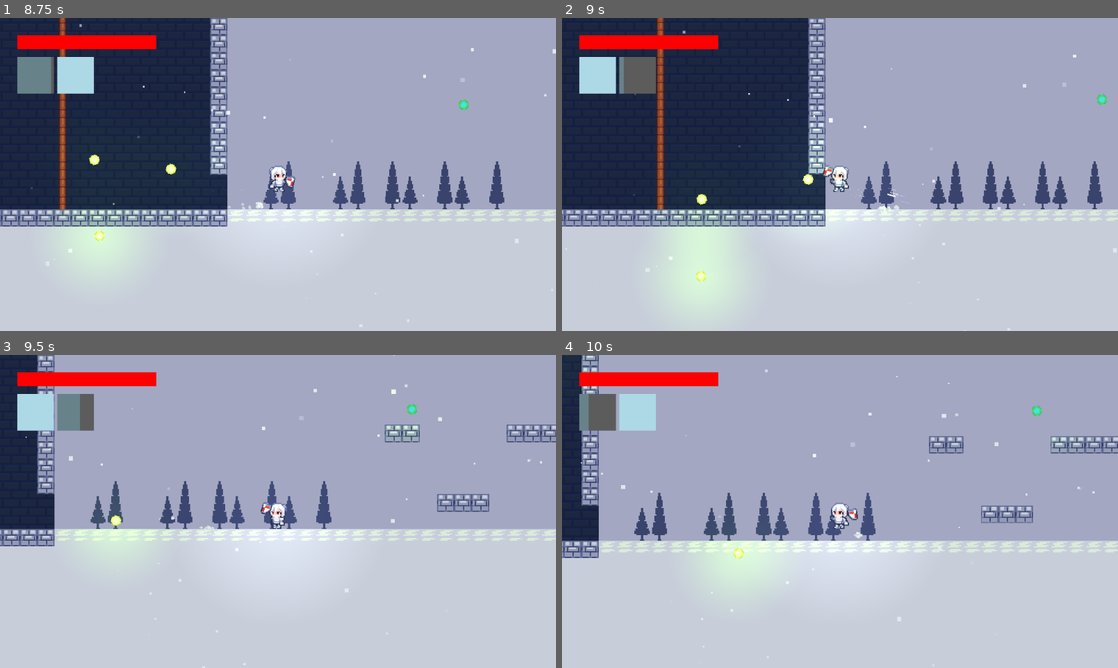
Above: before the commit, frames 1-4 (two rows, left to right).
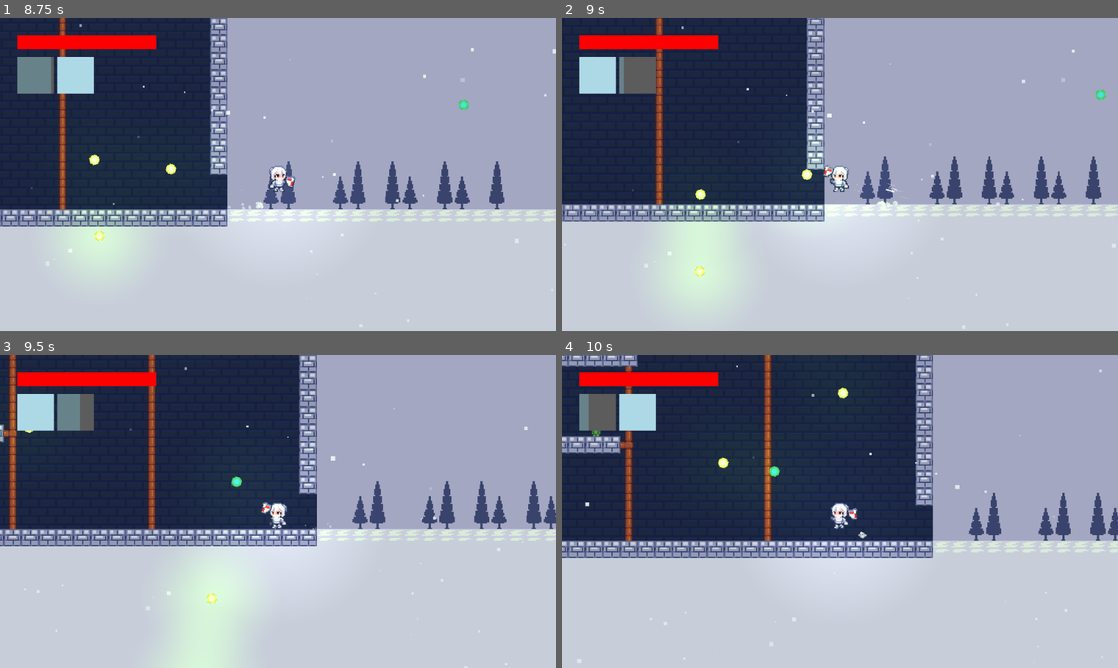
Above: after the commit, the same moments.

Repository: Cyberdemon-bot/Bounce-Knight
Game: Godot game, scene res://scenes/ui/start_screen_classic.tscn
The game is run twice, just before and just after one commit, with the same random seed, the same clock (stepped at 60 frames per second) and the same inputs. Sound files missing from this copy of the repository are replaced by a short silence.
Inputs (mouse positions are in pixels of both pictures, inside the frame that each line leads up to):
- Up to frame 1 (8.75 s): click "PLAY" at 0.5 s; tap Enter at 1.25 s; move the mouse to (250, 237) at 1.27 s; hold D (move_right) 1.28-2.78 s; tap Space (jump) at 1.35, 1.52, 1.82, 2.27, 2.3, 2.57, 3.05, 3.6, 3.77, 4.07, 4.52, 4.55, 4.82, 5.27, 5.3, 5.57, 5.85, 6.77, 6.8, 7.07, 7.52, 7.55, 7.82, 8.1, 8.27, 8.57 s; move the mouse to (444, 221) at 2.02 s; tap Q at 2.1, 4.35, 6.6 s; move the mouse to (111, 127) at 2.77 s; hold A (move_left) 2.78-5.03 s; tap E at 2.85, 5.1, 7.35 s; move the mouse to (305, 174) at 3.52 s; move the mouse to (194, 96) at 4.27 s; move the mouse to (400, 158) at 5.02 s; hold D (move_right) from 5.03 s (still down); move the mouse to (166, 190) at 5.77 s; move the mouse to (333, 105) at 6.52 s; move the mouse to (250, 237) at 7.27 s; move the mouse to (444, 221) at 8.02 s
- Up to frame 2 (9 s): move the mouse to (673, 127) at 8.77 s; release D (move_right) at 8.78 s; hold A (move_left) from 8.78 s (still down); tap Q at 8.85 s
- Up to frame 3 (9.5 s): keep holding A (move_left); tap Space (jump) at 9.05 s
- Up to frame 4 (10 s): keep holding A (move_left); move the mouse to (867, 511) at 9.52 s; tap E at 9.6 s; tap Space (jump) at 9.77, 9.8 s

Frame 1 is identical in both runs. In frame 2, 7.5% of the frame differs, in the area x 0-100%, y 0-100%; in frame 3, 34%; in frame 4, 40%, in the area x 0-100%, y 0-99%.

Commit message:
comment

Diff:
--- a/scripts/player.gd
+++ b/scripts/player.gd
@@ -9,7 +9,7 @@
 
 const FALL_GRAVITY_MULT = 1.5 # rớt nhanh
 const COYOTE_TIME = 0.1
-const DASH_BOUNCE_GRACE = 0.05
+const DASH_BOUNCE_GRACE = 0.025
 
 
 const DASH_SPEED = 350.0
@@ -142,7 +142,7 @@
 			velocity.x = move_toward(velocity.x, move_direction * SPEED, AIR_ACCEL * delta)
 		else:
 			velocity.x = move_toward(velocity.x, 0.0, AIR_FRICTION * delta)
-	elif move_direction != 0.0:
+	elif move_direction != 0.0: # ng chs nhích quỹ đạo nếu velocity.x nhỏ
 		var speed_ratio := clampf(abs(velocity.x) / BOUNCE_REF_SPEED, 0.0, 1.0)
 		var nudge_accel := lerpf(BOUNCE_NUDGE_MAX, BOUNCE_NUDGE_MIN, speed_ratio)
 		velocity.x += move_direction * nudge_accel * delta
@@ -211,7 +211,7 @@
 				did_bounce = true
 				break
 
-		if not did_bounce and dash_timer <= 0.0:
+		if not did_bounce and dash_timer <= 0.0: # cho ng chs bounce nếu gần tường mà k chạm
 			var grace_hit := move_and_collide(prev_velocity * DASH_BOUNCE_GRACE, true)
 			if grace_hit and prev_velocity.dot(grace_hit.get_normal()) < -10.0:
 				global_position += grace_hit.get_travel()
@@ -243,7 +243,7 @@
 		jump_sound.play()
 		coyote_timer = 0.0
 
-	if Input.is_action_just_released("jump") and is_jumping:
+	if Input.is_action_just_released("jump") and is_jumping: # nhảy ngắn
 		velocity.y *= 0.2
 		is_jumping = false
 	update_movement(delta)
